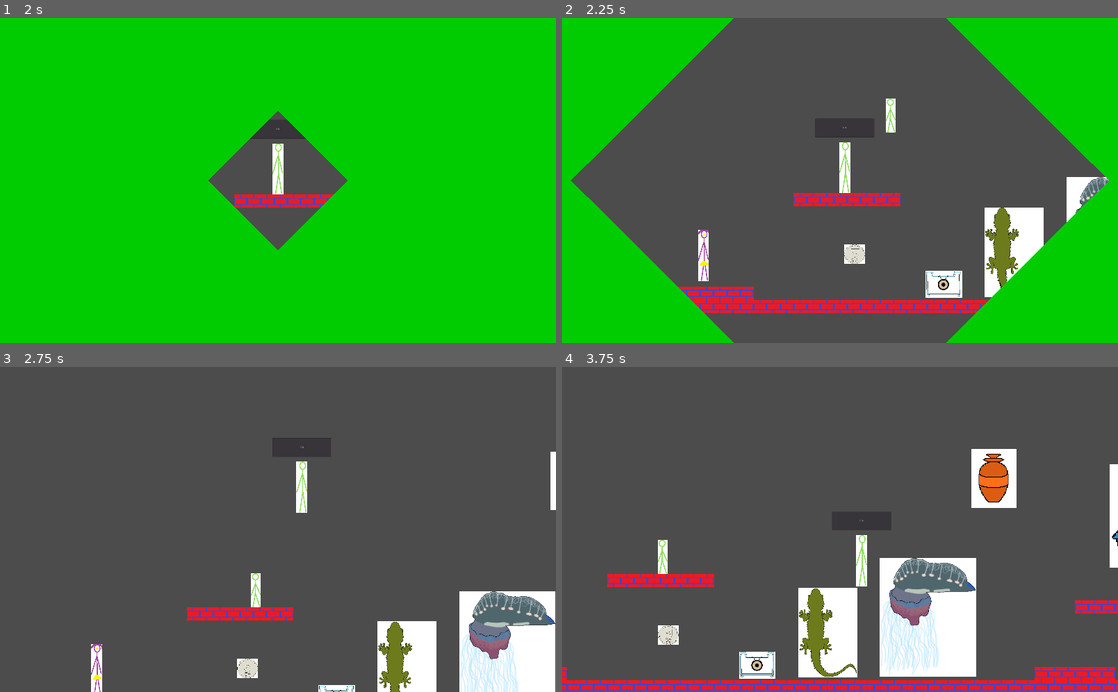
Above: before the commit, frames 1-4 (two rows, left to right).
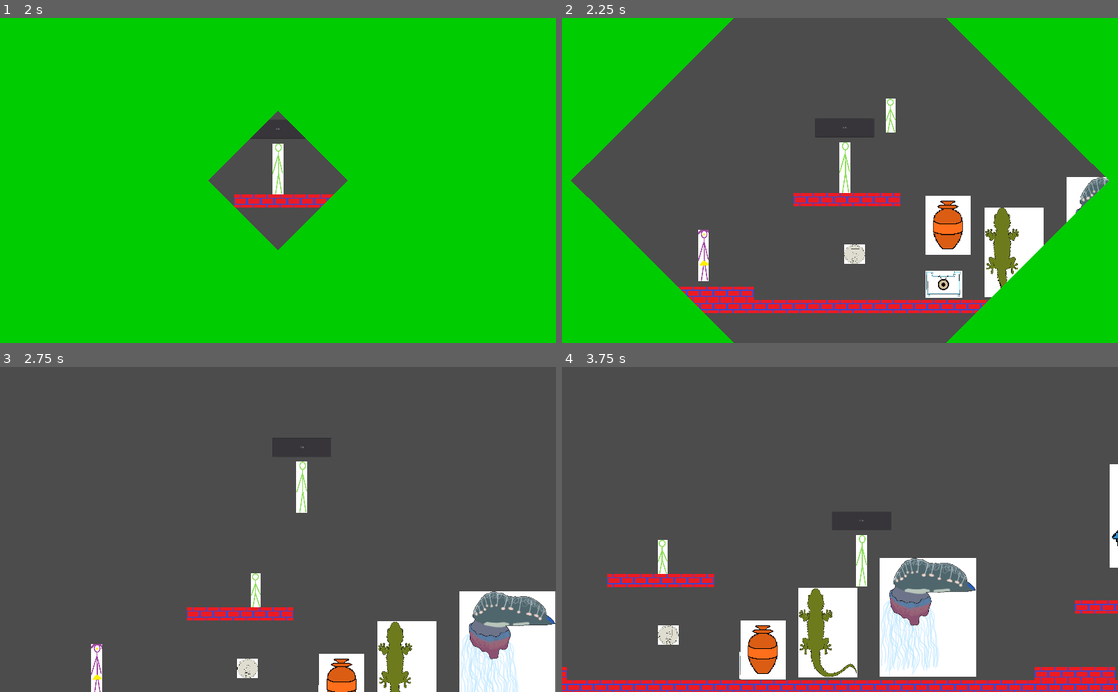
Above: after the commit, the same moments.

Repository: EyeBallTank/PROJECT-NORTUBEL-main-ish
Game: Godot game, scene res://screens/MainMenu.tscn
The game is run twice, just before and just after one commit, with the same random seed, the same clock (stepped at 60 frames per second) and the same inputs.
Inputs:
- Up to frame 1 (2 s): click "Start/Começo" at 0.5 s; click "Start/Começo" at 1.25 s
- Up to frame 2 (2.25 s): hold Right (right) from 2.03 s (still down); hold F (followme) from 2.03 s (still down)
- Up to frame 3 (2.75 s): keep holding Right (right); keep holding F (followme); tap Up (jumpup) at 2.27 s
- Up to frame 4 (3.75 s): release F (followme) at 2.78 s; tap S (standstill) at 2.85 s; tap Up (jumpup) at 3.02 s; release Right (right) at 3.53 s; hold Left (left) from 3.53 s (still down); hold F (followme) from 3.53 s (still down)

Frame 1 is identical in both runs. In frame 2, 1.5% of the frame differs, in the area x 65-74%, y 54-73%; in frame 3, 1.1%; in frame 4, 2.8%, in the area x 32-82%, y 25-97%.

Commit message:
physics change
a bit less sloppy but still

Diff:
--- a/src/level_objects/pushable.tscn
+++ b/src/level_objects/pushable.tscn
@@ -9,6 +9,9 @@
 [node name="RigidBody2D" type="RigidBody2D"]
 collision_layer = 4
 collision_mask = 7
+linear_velocity = Vector2( 0, 1000 )
+angular_velocity = 1000.0
+applied_force = Vector2( 0, 1000 )
 script = ExtResource( 2 )
 
 [node name="Sprite" type="Sprite" parent="."]
--- a/src/levels/LevelTemplate.tscn
+++ b/src/levels/LevelTemplate.tscn
@@ -91,4 +91,4 @@
 position = Vector2( 4243, -214 )
 
 [node name="Area2D" parent="." instance=ExtResource( 14 )]
-position = Vector2( 3516, -607 )
+position = Vector2( 2404, -643 )
--- a/src/play_actors/Player.tscn
+++ b/src/play_actors/Player.tscn
@@ -11,7 +11,6 @@
 script = ExtResource( 2 )
 speed = Vector2( 1000, 3000 )
 gravity = 2000.0
-push = null
 
 [node name="Sprite" type="Sprite" parent="."]
 position = Vector2( -1.5, -123 )
